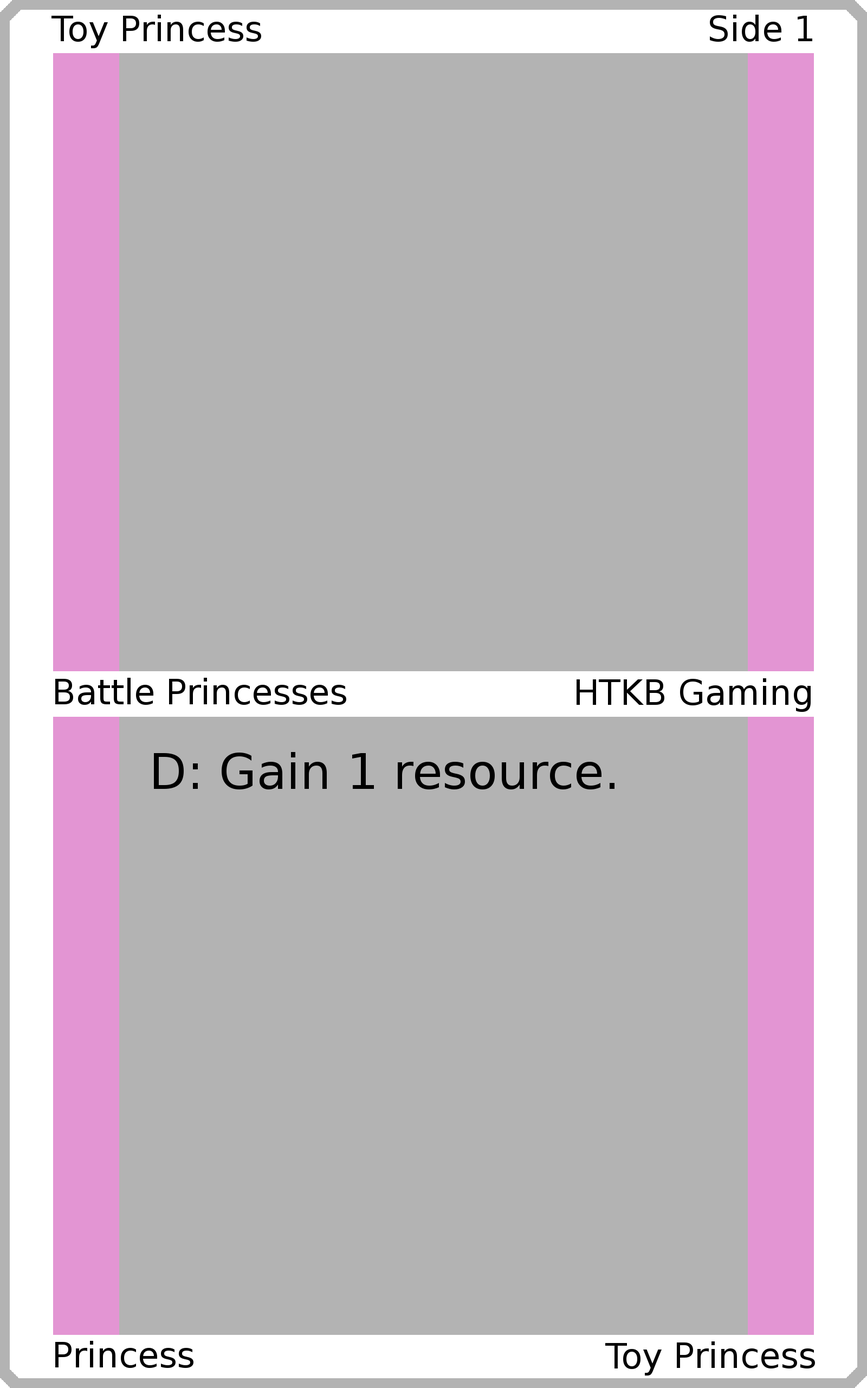
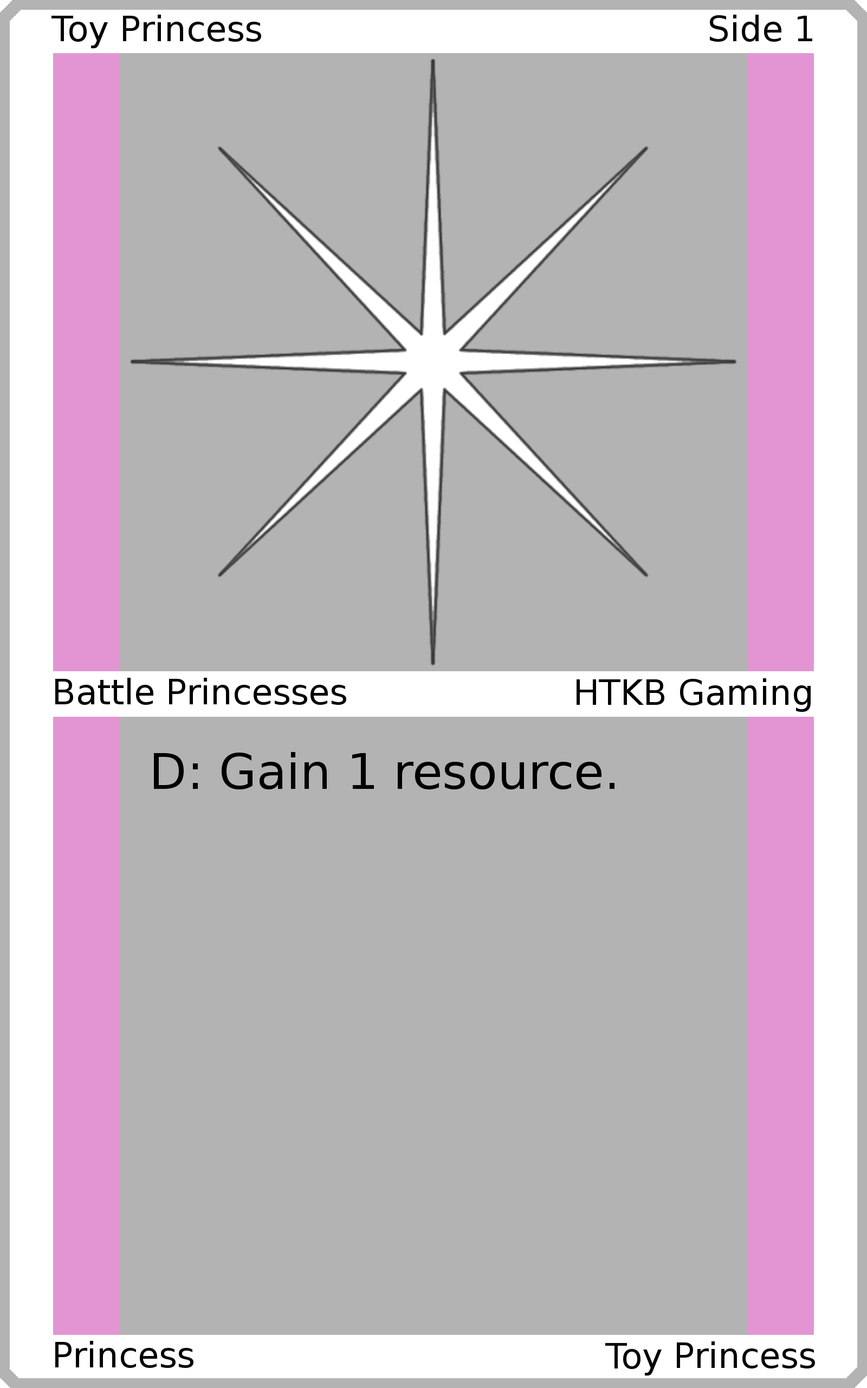
Layers edited between the first and the second 867 × 1388 image:
added layer "Art" above "Top Background" over [129, 57, 738, 666]
